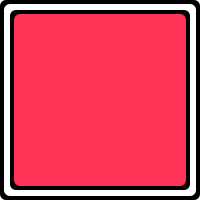
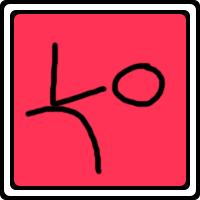
Before/after of a 200×200 layered artwork. What changed in the layer stack:
added layer "Symbol" above "SymbolOutline" over [24, 41, 166, 176]
